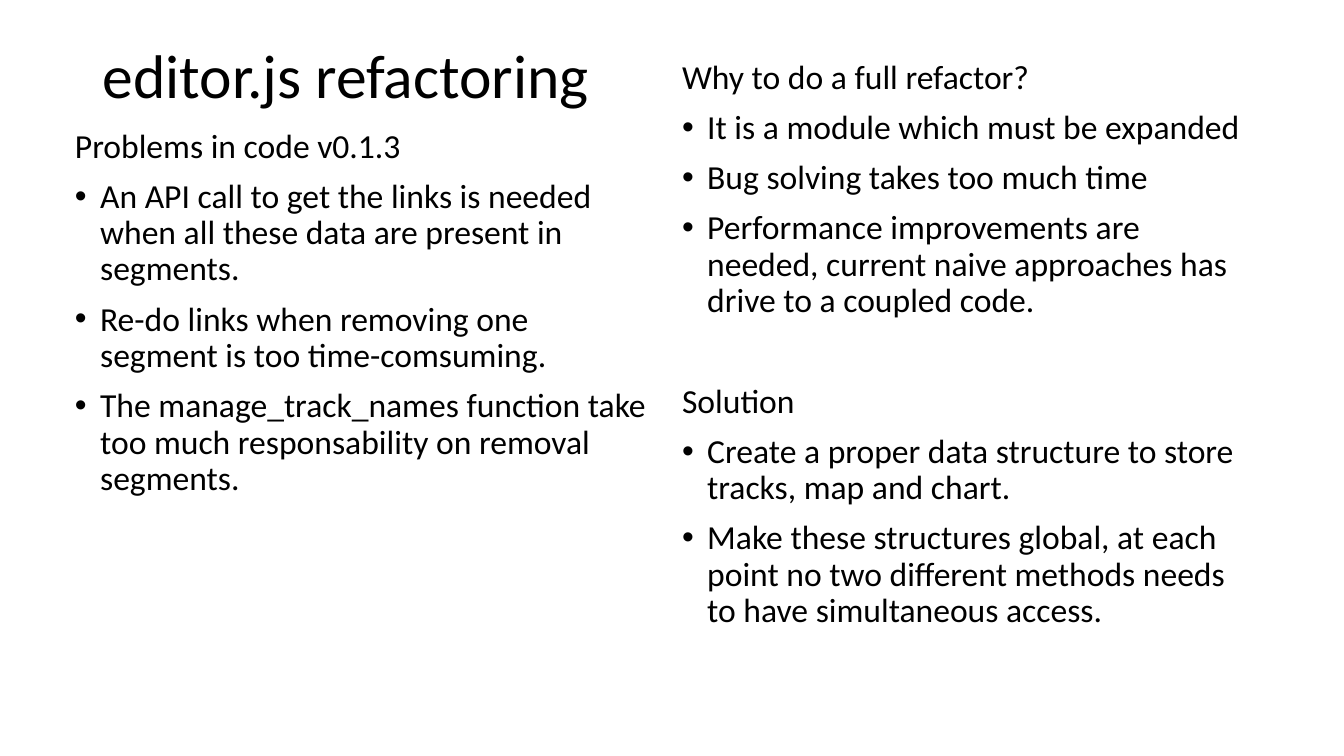
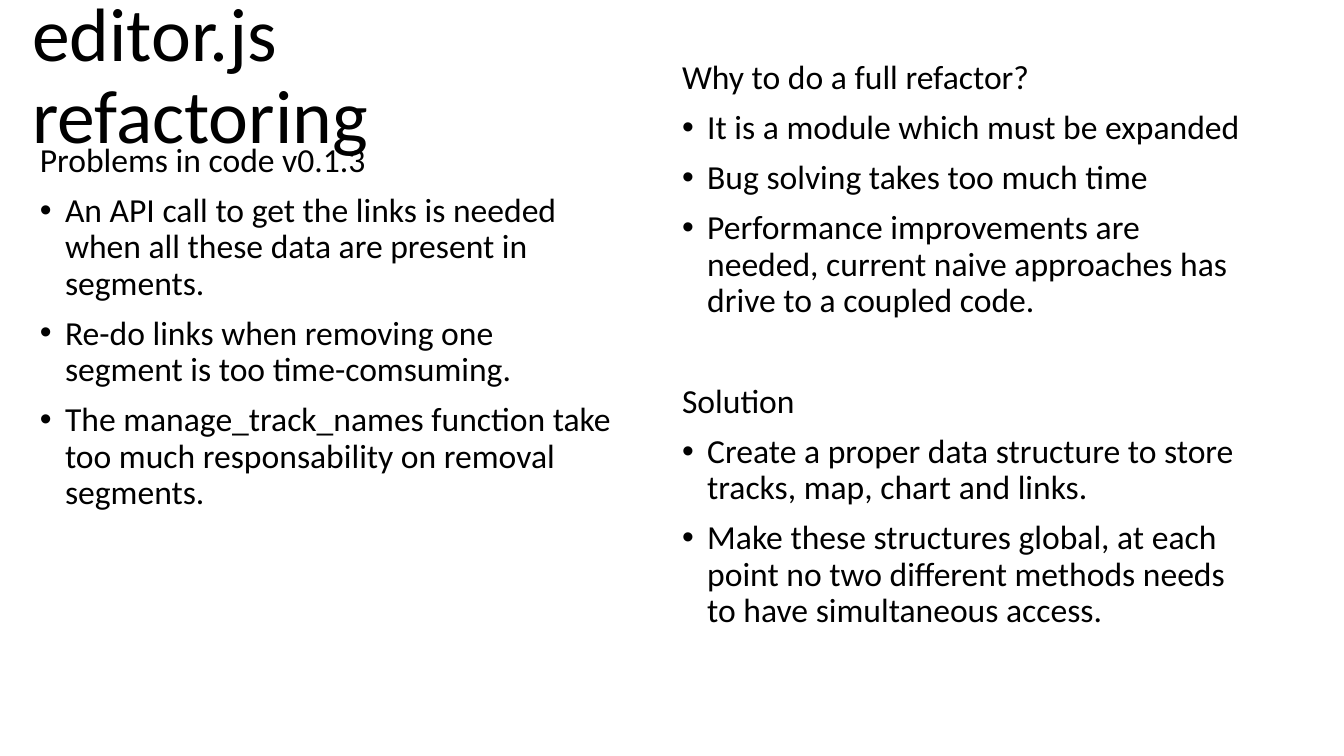
Before and after one commit to TrackEditor/TrackEditorWeb, a slide deck: slide 1 of docs/editor_refactor_planning_v013.pptx. Drawn at 1344x756 pixels with LibreOffice and Linux fonts; fonts in the diff are those of the drawing. Boxes give left, top, right and bottom in pixels: in the first picture for what was removed or moved away, otherwise in the second. Text is boxed around its words. In the diff, an @@ line names an element or a change of style, - is before the commit and + after.

```diff
--- a/docs/editor_refactor_planning_v013.pptx
+++ b/docs/editor_refactor_planning_v013.pptx
@@ title "editor.js refactoring" moved from (x1=102, y1=55, x2=589, y2=109) to (x1=32, y1=8, x2=367, y2=160) @@
@@ title "editor.js refactoring" at (x1=32, y1=8, x2=367, y2=160): size 44 to 54 pt @@
@@ text "Problems in code v0.1.3" rewrapped from (x1=75, y1=134, x2=646, y2=496) to (x1=40, y1=144, x2=611, y2=510) @@
@@ text at (x1=707, y1=439, x2=1233, y2=505): text changed @@
-• Create a proper data structure to store tracks, map and chart.
+• Create a proper data structure to store tracks, map, chart and links.
```
Also in this commit, not shown: 1 other slide changed, 2 slides added.
